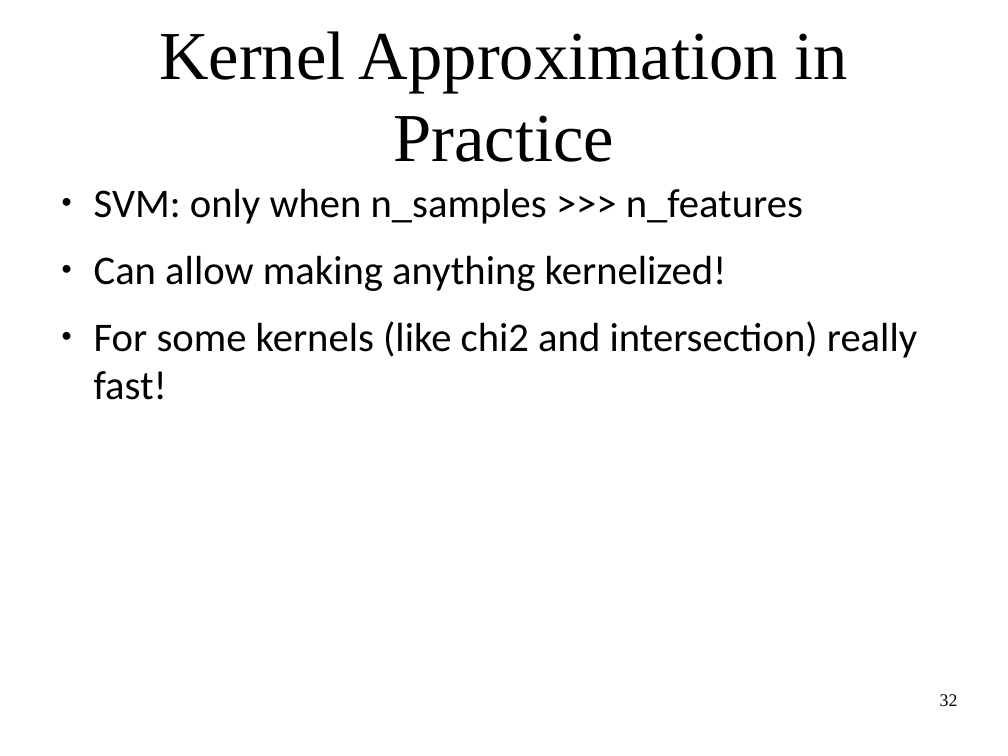
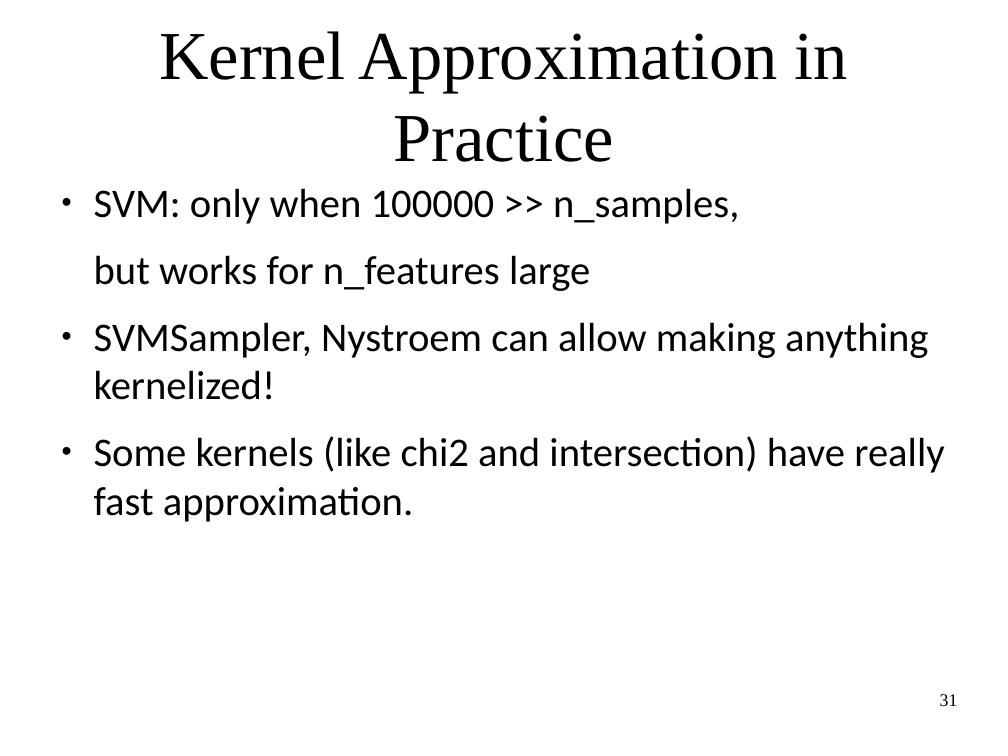
Before and after one commit to amueller/applied_ml_spring_2017, a slide deck: slide 31 of slides/aml-09-021517.odp (slide 32 before the commit). Drawn at 1008x756 pixels with LibreOffice and Linux fonts; fonts in the diff are those of the drawing. Boxes give left, top, right and bottom in pixels: in the first picture for what was removed or moved away, otherwise in the second. Text is boxed around its words. In the diff, an @@ line names an element or a change of style, - is before the commit and + after.

Commit message:
some fixes for 09, add slides

```diff
--- a/slides/aml-09-021517.odp
+++ b/slides/aml-09-021517.odp
@@ text at bbox=[94, 188, 944, 522]: text changed @@
-● SVM: only when n_samples >>> n_features
-● Can allow making anything kernelized!
-● For some kernels (like chi2 and intersection) really fast!
+● SVM: only when 100000 >> n_samples,
+but works for n_features large
+● SVMSampler, Nystroem can allow making anything kernelized!
+● Some kernels (like chi2 and intersection) have really fast approximation.
@@ page number at bbox=[940, 694, 958, 706]: text changed @@
-32
+31
```
Also in this commit, not shown: 5 other slides changed, 1 slide removed, 2 other files.
